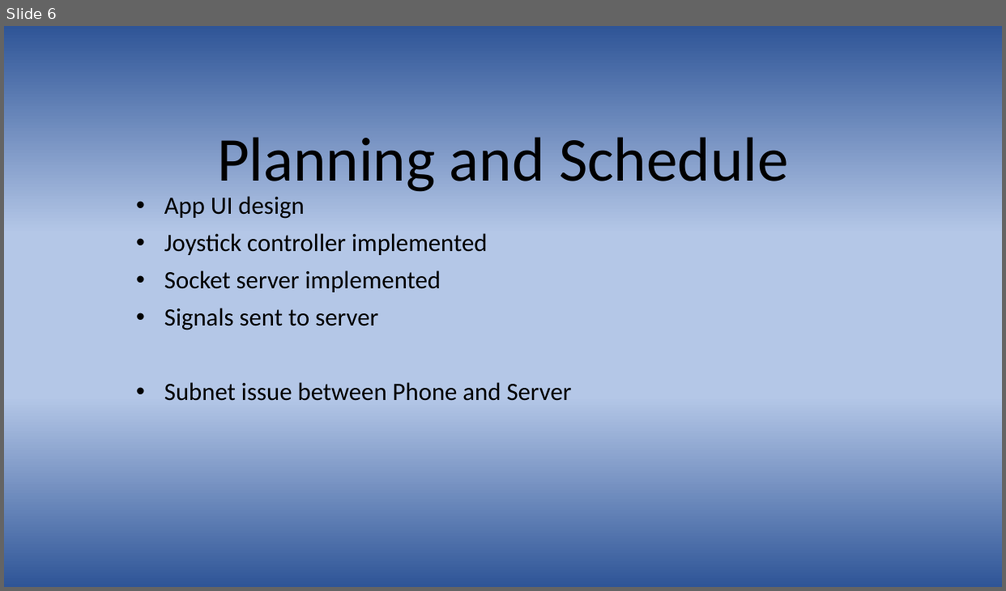
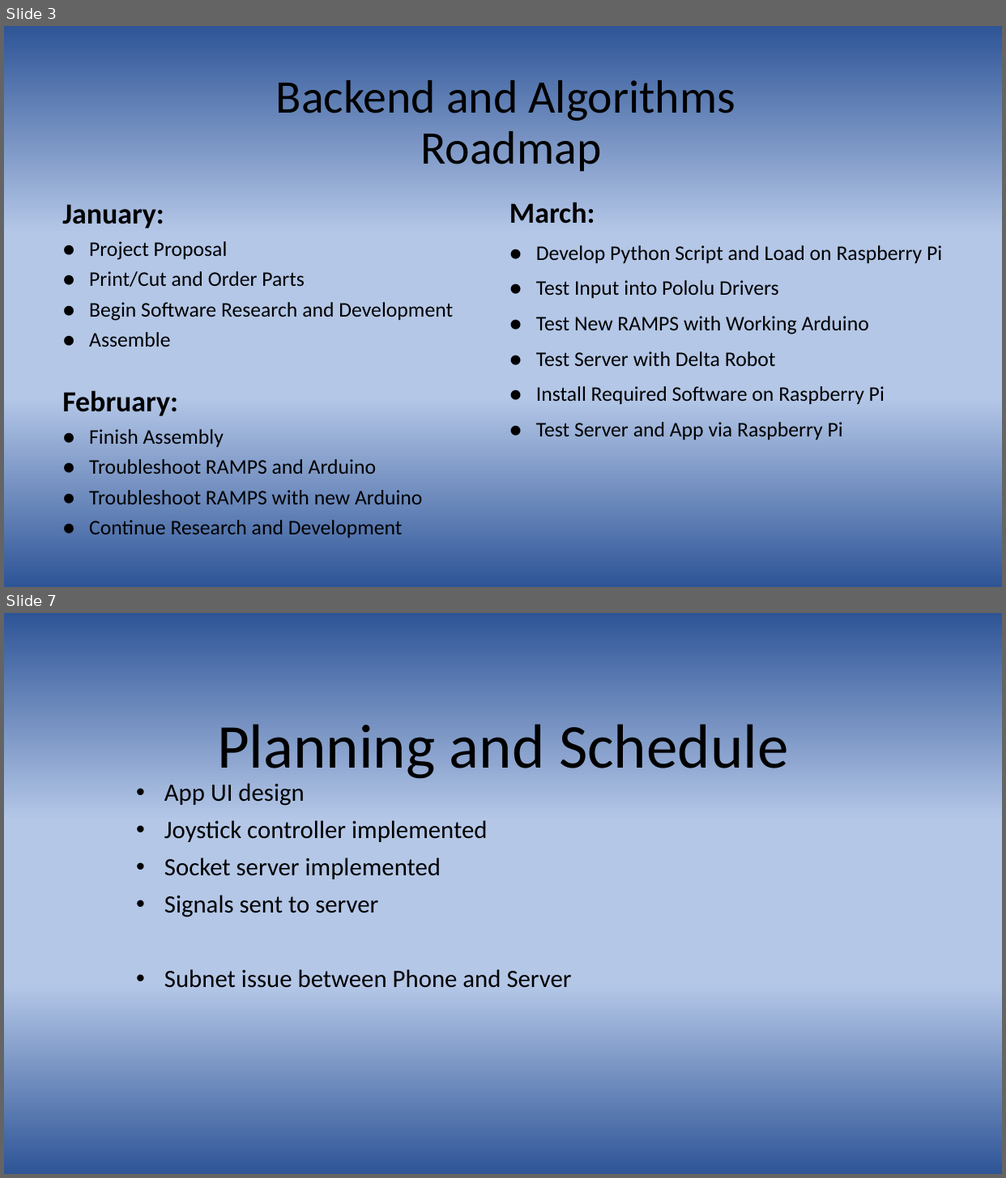
Before and after one commit to d-mariano/DeltaFountains, a slide deck: PresentDemo/Delta Fountains.pptx. Shown one above the other, each under a label of ours: slide 6 before the commit, slides 3 and 7 after it; the slides between them are not shown. The pictures are 1006x591 and 1006x1178 pixels, drawn with LibreOffice and Linux fonts; fonts in the diff are those of the drawing. Boxes give left, top, right and bottom in pixels: in the first picture for what was removed or moved away, otherwise in the second. Text is boxed around its words. In the diff, an @@ line names an element or a change of style, - is before the commit and + after.

Commit message:
Included Back-end Algorithms Presentation and Videos

```diff
--- a/PresentDemo/Delta Fountains.pptx
+++ b/PresentDemo/Delta Fountains.pptx
@@ slide 3 added at box(4, 26, 1002, 587), background gradient #2F5597 to #B4C7E7 @@
@@ title added at box(276, 80, 735, 172), 45 pt, text #000000 @@
+Backend and Algorithms
+Roadmap
@@ subtitle added at box(62, 204, 453, 538), 20 pt, text #000000 @@
+January:
+● Project Proposal
+● Print/Cut and Order Parts
+● Begin Software Research and Development
+● Assemble
+February:
+● Finish Assembly
+● Troubleshoot RAMPS and Arduino
+● Troubleshoot RAMPS with new Arduino
+● Continue Research and Development
@@ text added at box(509, 202, 884, 440), 20 pt, text #000000 @@
+March:
+● Develop Python Script and Load on Raspberry Pi
+● Test Input into Pololu Drivers
+● Test New RAMPS with Working Arduino
+● Test Server with Delta Robot
+● Install Required Software on Raspberry Pi
+● Test Server and App via Raspberry Pi
@@ what was slide 6 is now slide 7 @@
```
Also in this commit, not shown: 1 slide changed, 5 other slides added, 5 slides removed.
